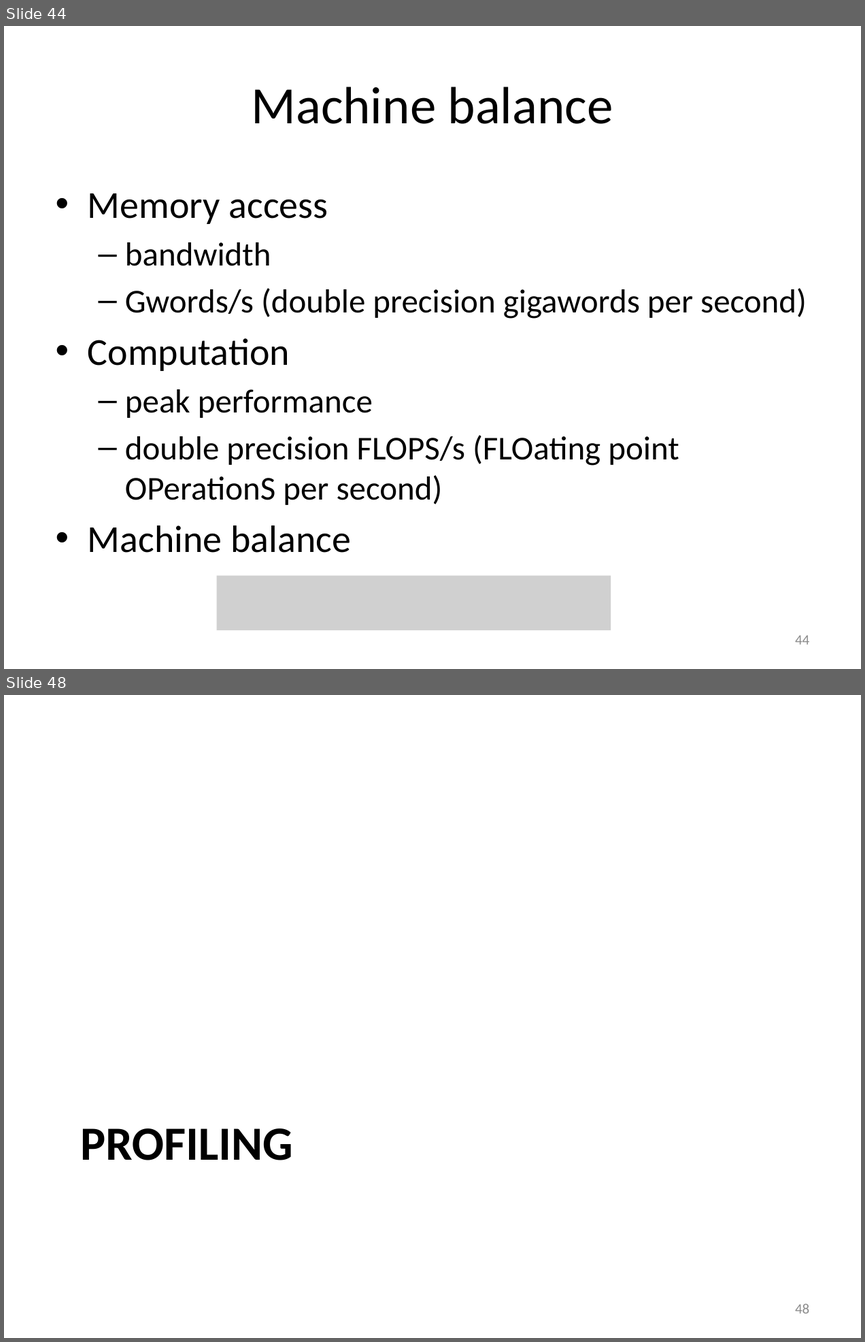
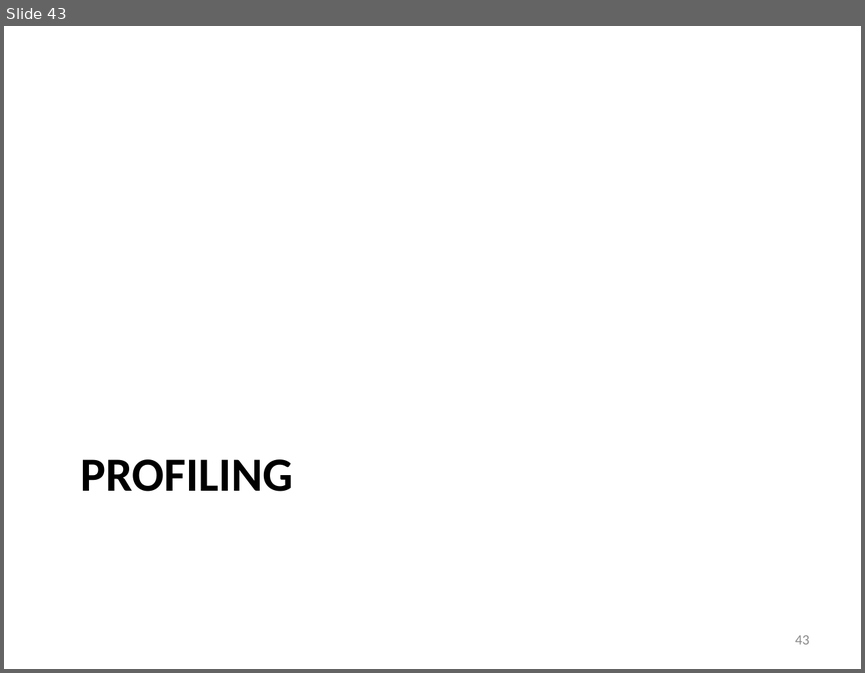
Before and after one commit to gjbex/Code-optimization, a slide deck: code_optimization.pptx. Shown one above the other, each under a label of ours: slides 44 and 48 before the commit, slide 43 after it; the slides between them are not shown. The pictures are 865x1342 and 865x673 pixels, drawn with LibreOffice and Linux fonts; fonts in the diff are those of the drawing; grey boxes stand for pictures. Boxes give left, top, right and bottom in pixels: in the first picture for what was removed or moved away, otherwise in the second. Text is boxed around its words. In the diff, an @@ line names an element or a change of style, - is before the commit and + after.

```diff
--- a/code_optimization.pptx
+++ b/code_optimization.pptx
@@ slide 44 removed at box(4, 26, 861, 669), background #FFFFFF @@
@@ title removed at box(251, 87, 613, 124) @@
-Machine balance
@@ text removed at box(88, 193, 806, 552) @@
-• Memory access
-  – bandwidth
-  – Gwords/s (double precision gigawords per second)
-• Computation
-  – peak performance
-  – double precision FLOPS/s (FLOating point OPerationS per second)
-• Machine balance
@@ picture removed at box(216, 575, 611, 630) @@
@@ page number removed at box(795, 635, 809, 644) @@
-44
@@ what was slide 48 is now slide 43 @@
@@ page number at box(795, 635, 809, 644): text changed @@
-48
+43
```
Also in this commit, not shown: 4 other slides removed.
